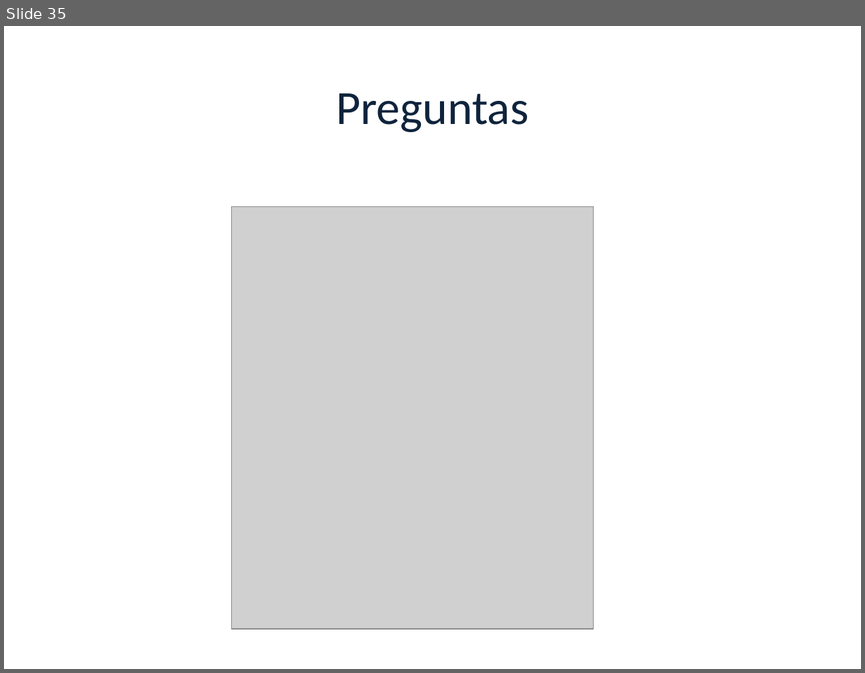
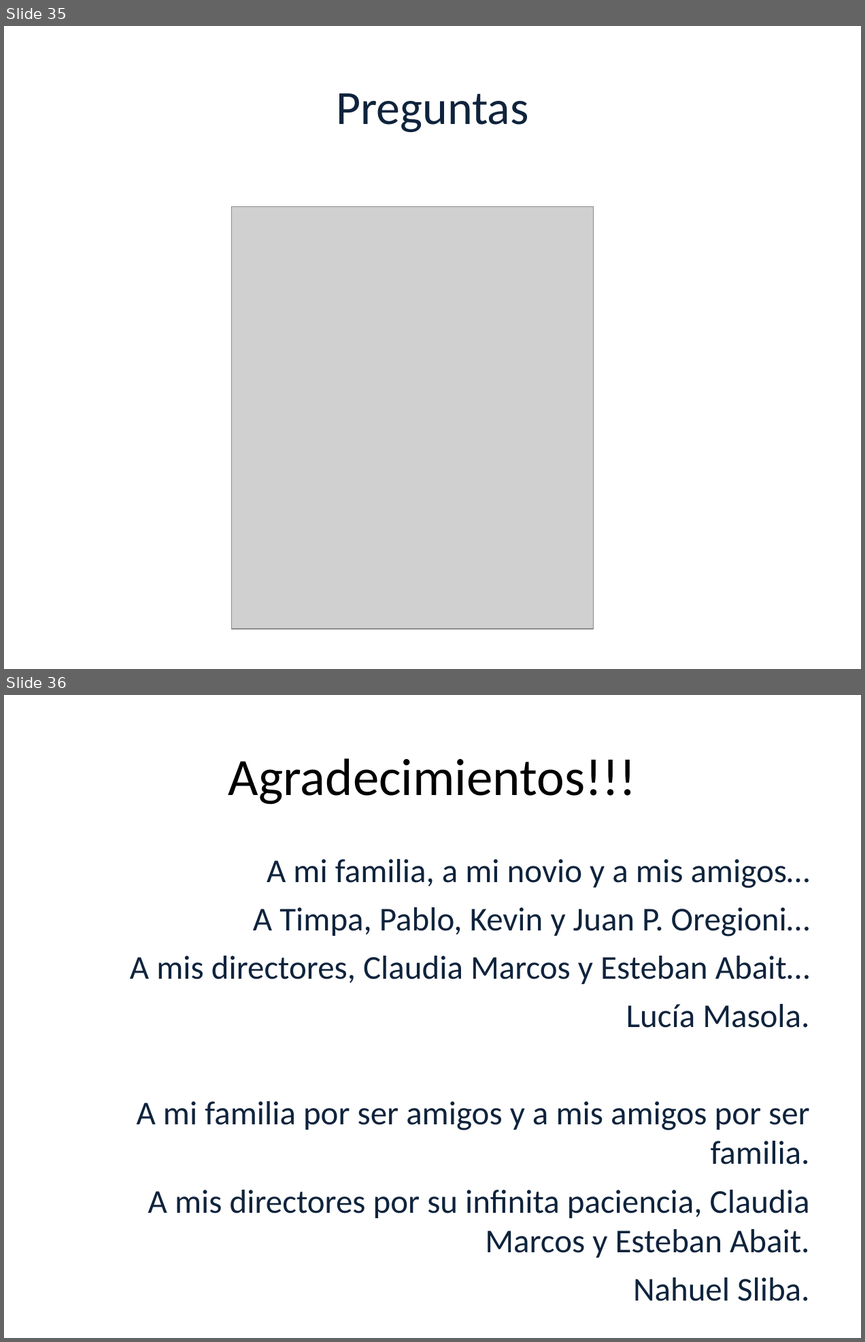
Before and after one commit to luciamasolaP/proyectofinal-informe, a slide deck: presentacion/Tesis.ppt. Shown one above the other, each under a label of ours: slide 35 before the commit, slides 35 and 36 after it. The pictures are 865x673 and 865x1342 pixels, drawn with LibreOffice and Linux fonts; fonts in the diff are those of the drawing; grey boxes stand for pictures; background and template pictures are left out. Boxes give left, top, right and bottom in pixels: in the first picture for what was removed or moved away, otherwise in the second. Text is boxed around its words. In the diff, an @@ line names an element or a change of style, - is before the commit and + after.

```diff
--- a/presentacion/Tesis.ppt
+++ b/presentacion/Tesis.ppt
@@ slide 36 added at box(4, 695, 861, 1338), background picture (left out) @@
@@ title added at box(228, 758, 636, 804), 44 pt, text #000000 @@
+Agradecimientos!!!
@@ text added at box(130, 859, 810, 1301), 28 pt, text #0F233C @@
+A mi familia, a mi novio y a mis amigos…
+A Timpa, Pablo, Kevin y Juan P. Oregioni…
+A mis directores, Claudia Marcos y Esteban Abait…
+Lucía Masola.
+A mi familia por ser amigos y a mis amigos por ser familia.
+A mis directores por su infinita paciencia, Claudia Marcos y Esteban Abait.
+Nahuel Sliba.
```
